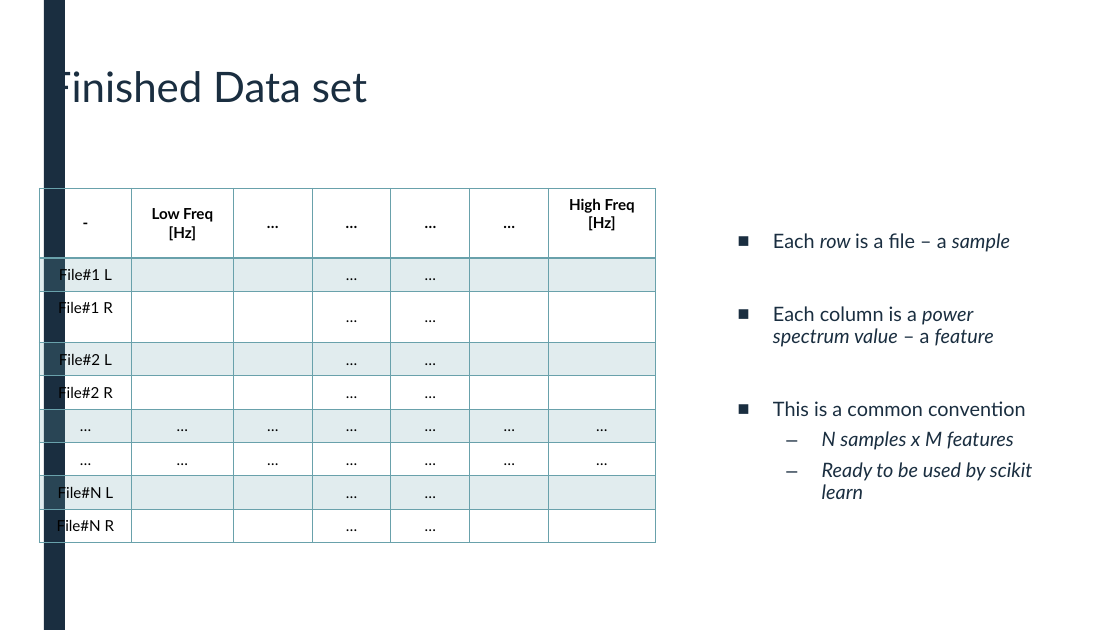
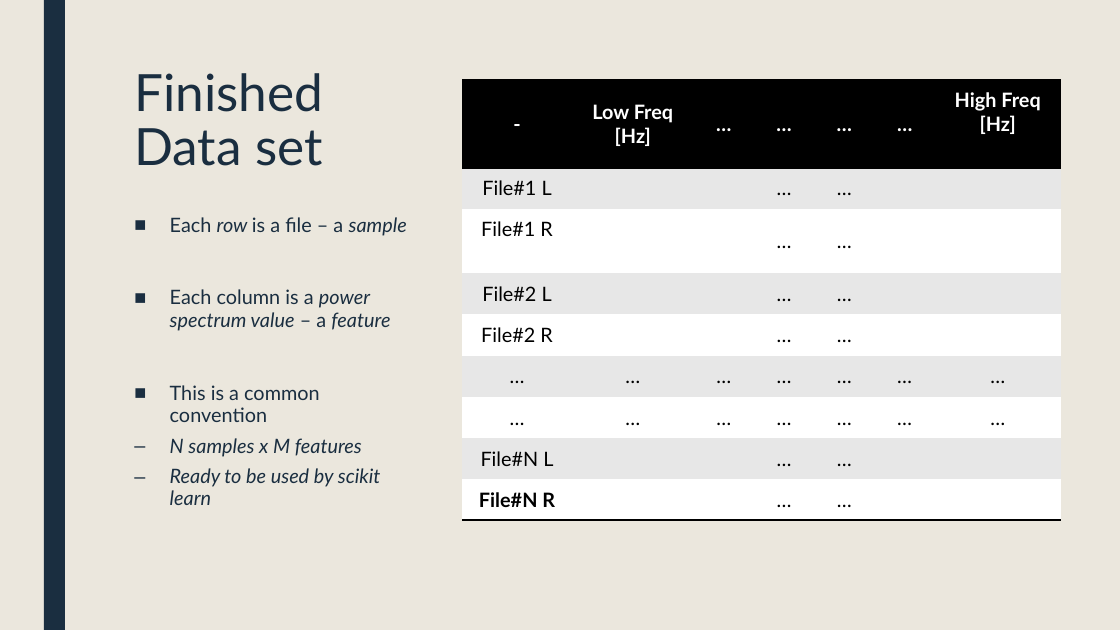
Before and after one commit to landonbuell/Buell-Senior-Thesis, a slide deck: slide 8 of Presentations/8_Jan_2020.pptx. Drawn at 1120x630 pixels with LibreOffice and Linux fonts; fonts in the diff are those of the drawing. Boxes give left, top, right and bottom in pixels: in the first picture for what was removed or moved away, otherwise in the second. Text is boxed around its words. In the diff, an @@ line names an element or a change of style, - is before the commit and + after.

Commit message:
7 Jan 2020
- Power point updates
- General clean ups

```diff
--- a/Presentations/8_Jan_2020.pptx
+++ b/Presentations/8_Jan_2020.pptx
@@ background #FFFFFF to #EBE7DD @@
@@ title "Finished Data set": place and size @@
-title "Finished Data set" at (48, 66, 367, 110)
+title "Finished Data set" at (134, 73, 323, 166)
@@ title "Finished Data set" at (134, 73, 323, 166): size 36 to 44 pt; vertical alignment middle to top @@
@@ table at (462, 80, 1062, 520) @@
@@ fill none to #000000 in row 1 @@
@@ fill #69A1AB at 20% opacity to #E7E7E7 in 28 cells @@
@@ fill none to #FFFFFF in 16 cells @@
@@ size 13 to 17 pt @@
@@ text colour #000000 to #FFFFFF in "-", "Low Freq", "[Hz]", "…" and 5 more places @@
@@ borders changed @@
@@ table: place and size @@
-table at (39, 188, 655, 543)
+table at (462, 80, 1062, 520)
@@ text "Each row is a file ...": place and size @@
-text "Each row is a file ..." at (773, 233, 1033, 499)
+text "Each row is a file ..." at (170, 217, 407, 505)
@@ text "Each row is a file ..." at (170, 217, 407, 505): vertical alignment middle to top @@
@@ text at (170, 438, 381, 505): indent changed @@
```
Also in this commit, not shown: 19 other slides changed, 2 other files.
